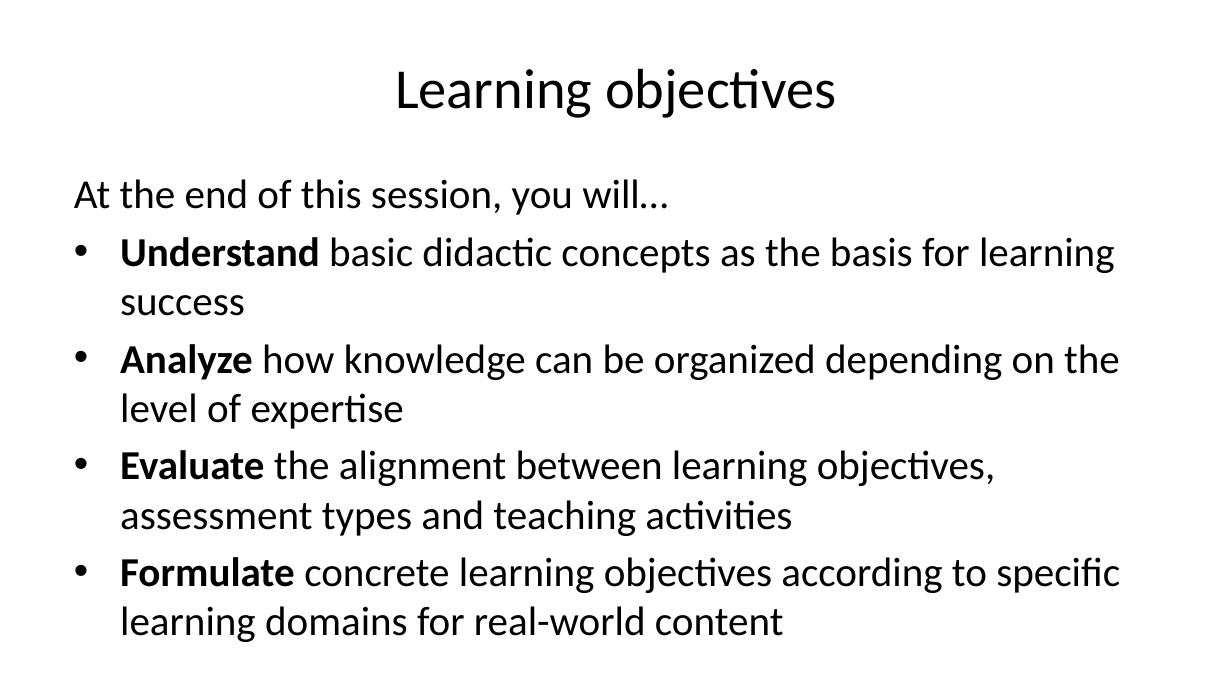
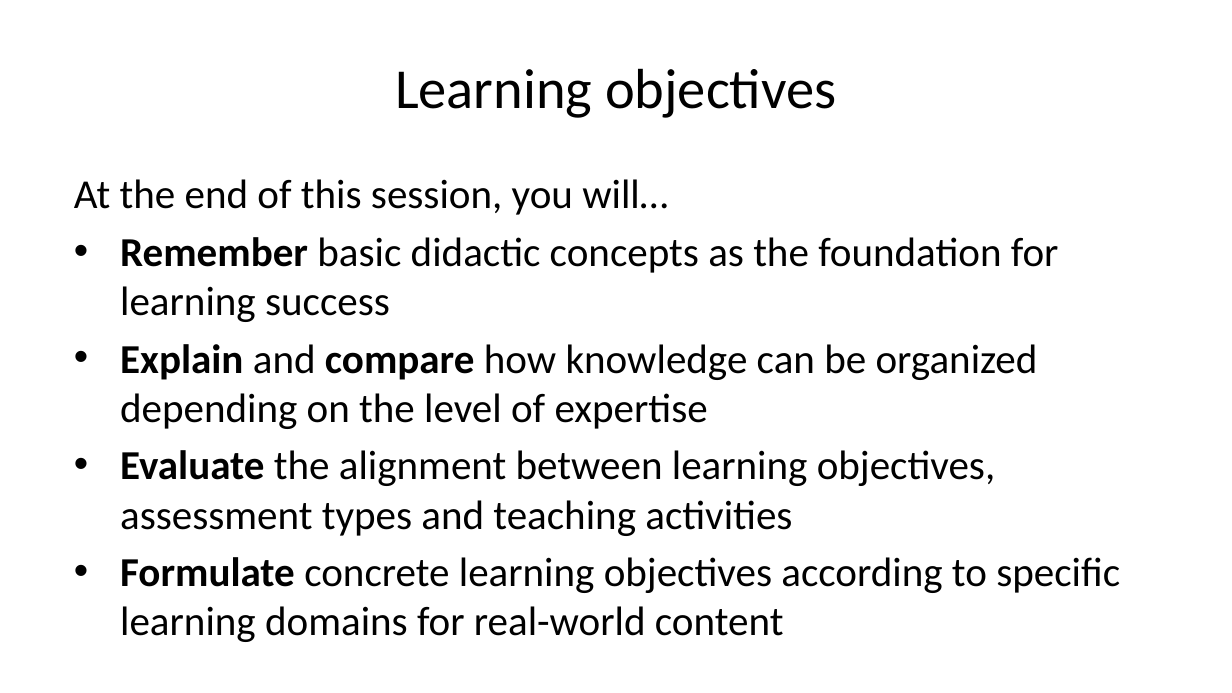
Before and after one commit to lmu-osc/train-the-trainer-student-track-pedagogy, a slide deck: slide 14 of materials/PMM-M1/PMM-M1-S1-Core-Didactic-Principles/PMM-M1-S1-Core-Didactic-Principles-slides.pptx. Drawn at 1232x693 pixels with LibreOffice and Linux fonts; fonts in the diff are those of the drawing. Boxes give left, top, right and bottom in pixels: in the first picture for what was removed or moved away, otherwise in the second. Text is boxed around its words. In the diff, an @@ line names an element or a change of style, - is before the commit and + after.

```diff
--- a/materials/PMM-M1/PMM-M1-S1-Core-Didactic-Principles/PMM-M1-S1-Core-Didactic-Principles-slides.pptx
+++ b/materials/PMM-M1/PMM-M1-S1-Core-Didactic-Principles/PMM-M1-S1-Core-Didactic-Principles-slides.pptx
@@ text at bbox=[120, 237, 1059, 429]: text changed @@
-• Understand basic didactic concepts as the basis for learning success
-• Analyze how knowledge can be organized depending on the level of expertise
+• Remember basic didactic concepts as the foundation for learning success
+• Explain and compare how knowledge can be organized depending on the level of expertise
```
Also in this commit, not shown: 29 other slides changed, 9 slides added, 48 other files.
